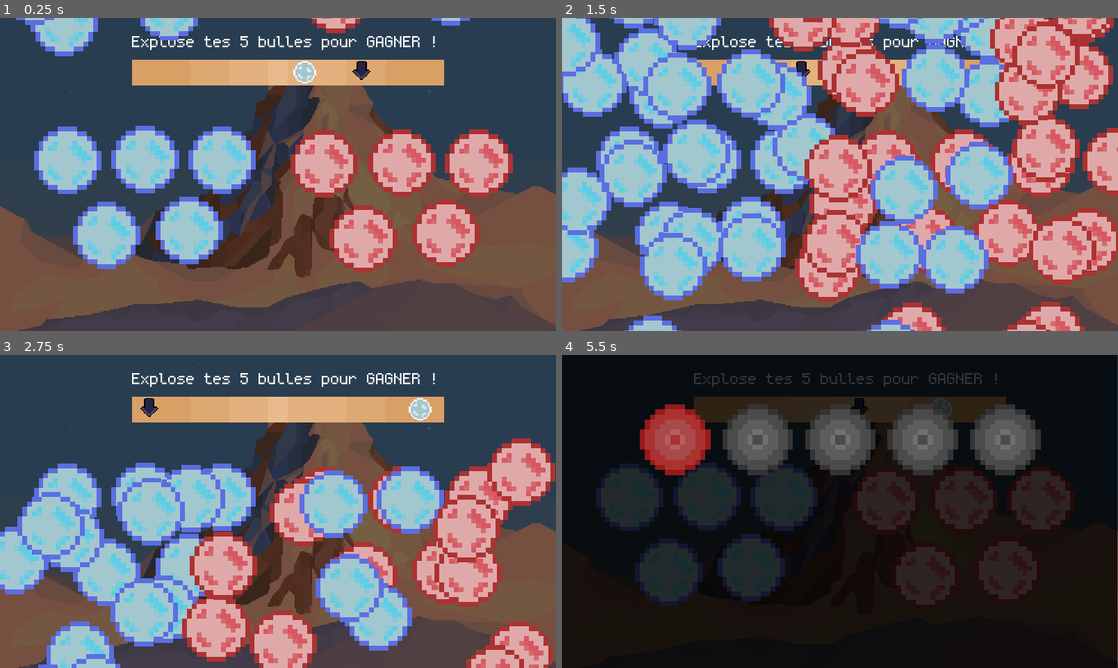
Above: before the commit, frames 1-4 (two rows, left to right).
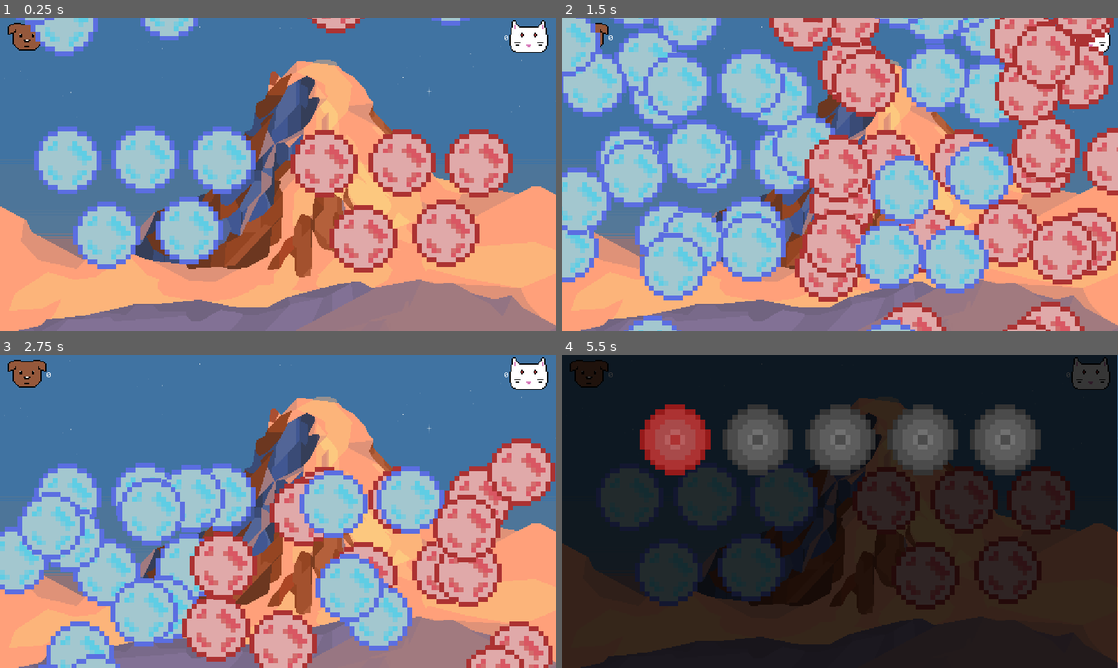
Above: after the commit, the same moments.

Repository: ceaura/GGJ_2025_BoomBoom
Game: Godot game, scene res://scenes/mini jeux/qte bubble/qte_bubble_main.tscn
Two runs of this game, one before a commit and one after it. Both use one fixed random seed, a clock stepped at 60 frames per second and the inputs below. This scene is started directly instead of the project's main scene.
Inputs:
- Up to frame 1 (0.25 s): no input
- Up to frame 2 (1.5 s): tap Enter (ui_accept) at 0.5, 0.77, 1.07 s; tap Up (spam_bubble) at 0.6 s; tap Down (spam_bubble2) at 0.8, 1.35 s
- Up to frame 3 (2.75 s): tap Enter (ui_accept) at 1.52, 1.55, 1.82, 2.1 s; tap Up (spam_bubble) at 2.3 s
- Up to frame 4 (5.5 s): tap Up (spam_bubble) at 2.85, 4.35 s; tap Enter (ui_accept) at 3.02, 3.32, 3.77, 3.8, 4.07, 4.52, 4.82 s; tap Down (spam_bubble2) at 3.05, 3.6, 5.1 s

The runs differ from the first frame. In frame 1, 78% of the frame differs, in the area x 0-100%, y 0-100%; in frame 2, 33%; in frame 3, 59%; in frame 4, 24%.

Commit message:
Music menu, polish mini game

Diff:
--- a/scenes/controller_ready.tscn
+++ b/scenes/controller_ready.tscn
@@ -1,10 +1,11 @@
-[gd_scene load_steps=6 format=3 uid="uid://0gdthd31xpjy"]
+[gd_scene load_steps=7 format=3 uid="uid://0gdthd31xpjy"]
 
 [ext_resource type="Script" path="res://scripts/controller_ready/controller_ready.gd" id="1_1ey11"]
 [ext_resource type="Script" path="res://scripts/controller_ready/player.gd" id="1_cbyd3"]
 [ext_resource type="Texture2D" uid="uid://t8wsxknippsh" path="res://assets/sprites/icon/console-controller.svg" id="1_y0vw4"]
 [ext_resource type="PackedScene" uid="uid://dtke8vjvnfbwa" path="res://scenes/mini jeux/spam bubble/spam_bubble_main.tscn" id="2_0g3kw"]
 [ext_resource type="FontFile" uid="uid://bgu1kkmm26ttu" path="res://assets/fonts/monogram.ttf" id="5_r3b2k"]
+[ext_resource type="AudioStream" uid="uid://emc8gge64v8f" path="res://assets/audio/Menu.mp3" id="6_dgvd8"]
 
 [node name="ControllerReady" type="Control"]
 layout_mode = 3
@@ -79,3 +80,8 @@
 theme_override_fonts/font = ExtResource("5_r3b2k")
 theme_override_font_sizes/font_size = 90
 text = "PRESS A TO JOIN"
+
+[node name="AudioStreamPlayer2D" type="AudioStreamPlayer2D" parent="."]
+stream = ExtResource("6_dgvd8")
+autoplay = true
+parameters/looping = true
--- a/scenes/mini jeux/qte bubble/qte_bubble.tscn
+++ /dev/null
@@ -1,21 +0,0 @@
-[gd_scene load_steps=4 format=3 uid="uid://u6pg58rymdjy"]
-
-[ext_resource type="Texture2D" uid="uid://br6c11iesyim5" path="res://assets/sprites/Bubble Drink 32x32/Bubble Bubble Gum.png" id="1_bv8cr"]
-[ext_resource type="Script" path="res://scripts/Mini jeux/qte bubble/qte_bubble.gd" id="2_30jqi"]
-
-[sub_resource type="SpriteFrames" id="SpriteFrames_dcfet"]
-animations = [{
-"frames": [{
-"duration": 1.0,
-"texture": ExtResource("1_bv8cr")
-}],
-"loop": true,
-"name": &"idle",
-"speed": 5.0
-}]
-
-[node name="QteBubble" type="AnimatedSprite2D"]
-scale = Vector2(2, 2)
-sprite_frames = SubResource("SpriteFrames_dcfet")
-animation = &"idle"
-script = ExtResource("2_30jqi")
--- a/scenes/mini jeux/qte bubble/qte_bubble_main.tscn
+++ b/scenes/mini jeux/qte bubble/qte_bubble_main.tscn
@@ -8,12 +8,13 @@
 [ext_resource type="Texture2D" uid="uid://1qh2kj0p5lpb" path="res://assets/sprites/icon/bubble/arrowQteBubble.png" id="5_tnh5u"]
 [ext_resource type="Texture2D" uid="uid://bvr2rx4cvenlx" path="res://assets/sprites/icon/bubble/redBubble.png" id="5_wlis2"]
 [ext_resource type="Texture2D" uid="uid://clcwb81jvrqhb" path="res://assets/sprites/icon/bubble/blueBubble.png" id="6_6ub7n"]
-[ext_resource type="Script" path="res://scripts/Mini jeux/qte bubble/skill_bar.gd" id="6_87ckw"]
 [ext_resource type="FontFile" uid="uid://bgu1kkmm26ttu" path="res://assets/fonts/monogram.ttf" id="7_q1gu4"]
 [ext_resource type="Script" path="res://scripts/UI/startChrono.gd" id="11_6x8rt"]
 [ext_resource type="Texture2D" uid="uid://ba61n1nesptc0" path="res://assets/sprites/icon/bubble/redStartWhiteBlack.png" id="12_to45u"]
 [ext_resource type="AudioStream" uid="uid://cborceypgfal8" path="res://assets/audio/notification-beep-229154.mp3" id="13_seaop"]
 [ext_resource type="AudioStream" uid="uid://dft27s35mwk6k" path="res://assets/audio/race-start-beeps-125125-[AudioTrimmer.com].mp3" id="14_q0vy5"]
+[ext_resource type="PackedScene" uid="uid://7u1mxu0ut8o" path="res://scripts/UI/iconCat.tscn" id="15_7wb27"]
+[ext_resource type="PackedScene" uid="uid://t2yfadqnjhku" path="res://scripts/UI/icon.tscn" id="16_vb0xq"]
 
 [sub_resource type="AtlasTexture" id="AtlasTexture_ncbqh"]
 atlas = ExtResource("6_6ub7n")
@@ -58,6 +59,7 @@
 script = ExtResource("5_7pgiu")
 
 [node name="Controls" type="Control" parent="."]
+visible = false
 layout_mode = 3
 anchors_preset = 15
 anchor_right = 1.0
@@ -74,7 +76,6 @@
 anchor_bottom = 1.0
 grow_horizontal = 2
 grow_vertical = 2
-script = ExtResource("6_87ckw")
 
 [node name="Barre" type="TextureRect" parent="Controls/Panel"]
 layout_mode = 1
@@ -376,6 +377,26 @@
 [node name="TimerNextLevel" type="Timer" parent="."]
 wait_time = 3.0
 
+[node name="Icon" parent="." instance=ExtResource("16_vb0xq")]
+offset_left = 592.0
+offset_top = 282.0
+offset_right = 592.0
+offset_bottom = 282.0
+
+[node name="Icon2" parent="." instance=ExtResource("15_7wb27")]
+offset_left = 1621.0
+offset_top = 282.0
+offset_right = 1621.0
+offset_bottom = 282.0
+
+[node name="TimerCooldownPlayer1" type="Timer" parent="."]
+one_shot = true
+
+[node name="TimerCooldownPlayer2" type="Timer" parent="."]
+one_shot = true
+
 [connection signal="finished" from="IntroParticles/CPUParticles2D2" to="== GAME MANAGER ==" method="_on_cpu_particles_2d_2_finished"]
 [connection signal="timeout" from="StartGame/Timer" to="StartGame" method="_on_timer_timeout"]
 [connection signal="timeout" from="TimerNextLevel" to="== GAME MANAGER ==" method="_on_timer_next_level_timeout"]
+[connection signal="timeout" from="TimerCooldownPlayer1" to="== GAME MANAGER ==" method="_on_timer_cooldown_player_1_timeout"]
+[connection signal="timeout" from="TimerCooldownPlayer2" to="== GAME MANAGER ==" method="_on_timer_cooldown_player_2_timeout"]
--- a/scenes/mini jeux/spam bubble/spam_bubble_main.tscn
+++ b/scenes/mini jeux/spam bubble/spam_bubble_main.tscn
@@ -11,6 +11,8 @@
 [ext_resource type="AudioStream" uid="uid://cborceypgfal8" path="res://assets/audio/notification-beep-229154.mp3" id="9_ejbde"]
 [ext_resource type="AudioStream" uid="uid://dft27s35mwk6k" path="res://assets/audio/race-start-beeps-125125-[AudioTrimmer.com].mp3" id="10_f1a48"]
 [ext_resource type="FontFile" uid="uid://bgu1kkmm26ttu" path="res://assets/fonts/monogram.ttf" id="11_6qs40"]
+[ext_resource type="PackedScene" uid="uid://t2yfadqnjhku" path="res://scripts/UI/icon.tscn" id="12_dcxxk"]
+[ext_resource type="PackedScene" uid="uid://7u1mxu0ut8o" path="res://scripts/UI/iconCat.tscn" id="13_n7xmt"]
 
 [sub_resource type="AtlasTexture" id="AtlasTexture_feg32"]
 atlas = ExtResource("7_iy08p")
@@ -55,11 +57,11 @@
 script = ExtResource("3_dyrfd")
 
 [node name="SpamBubble2" type="AnimatedSprite2D" parent="."]
-position = Vector2(754, 356)
+position = Vector2(852, 356)
 sprite_frames = SubResource("SpriteFrames_7jhi1")
 
 [node name="SpamBubble1" type="AnimatedSprite2D" parent="."]
-position = Vector2(348, 363)
+position = Vector2(239, 363)
 sprite_frames = SubResource("SpriteFrames_e782d")
 
 [node name="IntroParticles" type="Node" parent="."]
@@ -256,6 +258,23 @@
 [node name="TimerNextLevel" type="Timer" parent="."]
 wait_time = 3.0
 
+[node name="Icon" parent="." instance=ExtResource("12_dcxxk")]
+anchors_preset = 0
+anchor_right = 0.0
+anchor_bottom = 0.0
+offset_left = 584.0
+offset_top = 287.0
+offset_right = 586.0
+offset_bottom = 287.0
+grow_horizontal = 1
+grow_vertical = 1
+
+[node name="Icon2" parent="." instance=ExtResource("13_n7xmt")]
+offset_left = 1634.0
+offset_top = 283.0
+offset_right = 1634.0
+offset_bottom = 283.0
+
 [connection signal="finished" from="IntroParticles/CPUParticles2D2" to="==GAME MANAGER==" method="_on_cpu_particles_2d_2_finished"]
 [connection signal="timeout" from="Control/Timer" to="Control" method="_on_timer_timeout"]
 [connection signal="timeout" from="TimerNextLevel" to="==GAME MANAGER==" method="_on_timer_next_level_timeout"]
--- a/scripts/Mini jeux/qte bubble/game_manager_qte-bubble.gd
+++ b/scripts/Mini jeux/qte bubble/game_manager_qte-bubble.gd
@@ -1,8 +1,4 @@
 extends Node
-@onready var __game_manager__ = $"."
-@onready var spam_bubble = $"../QteBubble"
-@onready var spam_bubble_2 = $"../QteBubble2"
-
 @onready var target_zone = $"../Controls/Panel/Zone cible"
 @onready var cursor = $"../Controls/Panel/Curseur"
 @onready var bar = $"../Controls/Panel/Barre"
@@ -19,17 +15,25 @@
 @onready var audio_stream_player_2d_2 = $"../AudioStreamPlayer2D2"
 @onready var win_label = $"../WinLabel"
 @onready var timer_next_level = $"../TimerNextLevel"
+@onready var timer_cooldown_player_1 = $"../TimerCooldownPlayer1"
+@onready var timer_cooldown_player_2 = $"../TimerCooldownPlayer2"
+
+@onready var icon_cat = $"../Icon2"
+@onready var icon_dog = $"../Icon"
+
 
 @export var cursor_speed = 400.0
 var cursor_direction = 1
-var is_active = true
+var is_game_playing = false
 var is_player_1 = false
-
-signal startgame
+var player_1_can_shoot = true
+var player_2_can_shoot = true
 
 func _ready():
 	randomize_target_zone()
 	control.connect("startgame", _on_startgame)
+	icon_dog.refreshLabel()
+	icon_cat.refreshLabel()
 
 
 func _process(delta):
@@ -41,31 +45,36 @@
 	if cursor_position.x <= left_limit or cursor_position.x >= right_limit:
 		cursor_direction *= -1
 	cursor.position = cursor_position
-	if Input.is_action_just_pressed("spam_bubble"):
-		is_player_1 = true
-		check_success(is_player_1)
-	if Input.is_action_just_pressed("spam_bubble2"):
-		is_player_1 = false
-		check_success(is_player_1)
+	if is_game_playing:
+		if Input.is_action_just_pressed("spam_bubble") && player_1_can_shoot:
+			is_player_1 = true
+			check_success(is_player_1)
+		if Input.is_action_just_pressed("spam_bubble2") && player_2_can_shoot:
+			is_player_1 = false
+			check_success(is_player_1)
 
 func check_success(is_player_1):
 	var cursor_center_x = cursor.position.x + cursor.size.x / 2
 	if cursor_center_x >= target_zone.position.x and cursor_center_x <= target_zone.position.x + target_zone.size.x:
-		print("Succès !")
 		if is_player_1:
 			explode_balloon(player_1_balloons)
 		else:
 			explode_balloon(player_2_balloons)
 		randomize_target_zone()
+		cursor_speed += 50.0
 	else:
-		print("Échec !")
+		if is_player_1:
+			player_1_can_shoot = false
+			timer_cooldown_player_1.start(0)
+		else:
+			player_2_can_shoot = false
+			timer_cooldown_player_2.start(0)
 		randomize_target_zone()
 
 func explode_balloon(balloon_container):
 	if balloon_container.get_child_count() > 0:
 		var balloon = balloon_container.get_child(0)
 		balloon.queue_free()
-	print(balloon_container.get_child_count())
 	if balloon_container.get_child_count() == 1:
 		_on_endgame()
 
@@ -77,12 +86,18 @@
 	target_zone.position.x = random_x
 
 func _on_endgame():
-	if player_1_balloons.get_child_count() == 1 && player_2_balloons.get_child_count() == 1:
+	is_game_playing = false
+	if player_1_balloons.get_child_count() == 1 && player_2_balloons.get_child_count() == 2:
 		win_label.text = "DRAW"
 	elif player_1_balloons.get_child_count() == 1:
 		win_label.text = "Player 1 WIN"
-	elif player_2_balloons.get_child_count() == 1:
+		MiniGameManager.score_player_1 += 1
+		icon_dog.refreshLabel()
+
+	elif player_2_balloons.get_child_count() == 2:
 		win_label.text = "Player 2 WIN"
+		MiniGameManager.score_player_2 += 1
+		icon_cat.refreshLabel()
 	HUD.visible = false
 	win_label.visible = true
 	timer_next_level.start(0)
@@ -92,7 +107,9 @@
 	control.visible = false
 	blur.visible = false
 	HUD.visible = true
+	is_game_playing = true
 	audio_stream_player_2d_2.play()
+
 
 # Launch start chrono
 func _on_cpu_particles_2d_2_finished():
@@ -103,3 +120,11 @@
 
 func _on_timer_next_level_timeout():
 	MiniGameManager.launch_random_minigame()
+
+func _on_timer_cooldown_player_1_timeout():
+	print(player_1_can_shoot)
+	player_1_can_shoot = true
+
+
+func _on_timer_cooldown_player_2_timeout():
+	player_2_can_shoot = true
--- a/scripts/Mini jeux/qte bubble/skill_bar.gd
+++ /dev/null
@@ -1,51 +0,0 @@
-extends Panel
-
-@onready var cursor = $Curseur
-@onready var target_zone = $"Zone cible"
-@onready var bar = $Barre
-@onready var right_marker_barre = $RightMarkerBarre
-@onready var left_marker_barre = $LeftMarkerBarre
-
-@export var cursor_speed = 400.0  # Vitesse du curseur
-var cursor_direction = 1  # Direction de déplacement (1 = droite, -1 = gauche)
-var is_active = true  # Mini-jeu actif ou non
-
-func _ready():
-	randomize_target_zone()
-
-func _process(delta):
-	var cursor_position = cursor.position
-	cursor_position.x += cursor_speed * cursor_direction * delta
-	var left_limit = left_marker_barre.position.x
-	var right_limit = right_marker_barre.position.x - cursor.size.x
-
-	if cursor_position.x <= left_limit or cursor_position.x >= right_limit:
-		cursor_direction *= -1
-	cursor.position = cursor_position
-
-	if Input.is_action_just_pressed("spam_bubble"):
-		check_success()
-	if Input.is_action_just_pressed("ui_accept"):
-		randomize_target_zone()
-
-
-func check_success():
-	# Vérifie si le curseur est dans la zone cible
-	var cursor_center_x = cursor.position.x + cursor.size.x / 2
-	if cursor_center_x >= target_zone.position.x and cursor_center_x <= target_zone.position.x + target_zone.size.x:
-		print("Succès !")
-		is_active = false
-		# Lancer un autre effet ou passer à la suite
-	else:
-		print("Échec !")
-		is_active = false
-	randomize_target_zone()
-
-func randomize_target_zone():
-	# Calcule les limites pour positionner la zone cible
-	var left_limit = left_marker_barre.position.x
-	var right_limit = right_marker_barre.position.x - target_zone.size.x
-
-	# Définit une position aléatoire pour la zone cible
-	var random_x = randf_range(left_limit, right_limit)
-	target_zone.position.x = random_x
--- a/scripts/Mini jeux/spam bubble/spam_bubble_game_manager.gd
+++ b/scripts/Mini jeux/spam bubble/spam_bubble_game_manager.gd
@@ -1,5 +1,4 @@
 extends Node
-@onready var __game_manager__ = $"."
 @onready var chrono = $"../Chrono"
 @onready var spam_bubble = $"../SpamBubble1"
 @onready var spam_bubble_2 = $"../SpamBubble2"
@@ -15,40 +14,48 @@
 @onready var audio_stream_player_2d_2 = $"../AudioStreamPlayer2D2"
 @onready var win_label = $"../WinLabel"
 @onready var timer_next_level = $"../TimerNextLevel"
+@onready var icon_dog = $"../Icon"
+@onready var icon_cat = $"../Icon2"
 
-
-
-signal endgame
-signal startGame
+var is_game_playing = false
 
 func _ready():
 	chrono.connect("endgame", _on_endgame)
 	control.connect("startgame", _on_startgame)
+	icon_dog.refreshLabel()
+	icon_cat.refreshLabel()
 
 func _process(delta):
 	var vector_player_1 = Vector2(val_scale_player_1,val_scale_player_1)
 	var vector_player_2 = Vector2(val_scale_player_2,val_scale_player_2)
-	if Input.is_action_just_pressed("spam_bubble") :
-		spam_bubble.scale = vector_player_1
-		val_scale_player_1 += add_scale_player_1
-	if Input.is_action_just_pressed("spam_bubble2"):
-		spam_bubble_2.scale = vector_player_2
-		val_scale_player_2 += add_scale_player_2
+	if is_game_playing:
+		if Input.is_action_just_pressed("spam_bubble") :
+			spam_bubble.scale = vector_player_1
+			val_scale_player_1 += add_scale_player_1
+		if Input.is_action_just_pressed("spam_bubble2"):
+			spam_bubble_2.scale = vector_player_2
+			val_scale_player_2 += add_scale_player_2
 
 func _on_endgame():
+	is_game_playing = false
 	compare_scale()
 
 func _on_startgame():
 	audio_stream_player_2d_2.play()
 	chrono.visible = true
 	control.visible = false
-	print("tata")
+	is_game_playing = true
 
 func compare_scale():
 	if spam_bubble.get_scale() > spam_bubble_2.get_scale():
 		win_label.text = "PLAYER 1 WIN"
+		MiniGameManager.score_player_1 += 1
+		icon_dog.refreshLabel()
+
 	elif spam_bubble.get_scale() < spam_bubble_2.get_scale():
 		win_label.text = "PLAYER 2 WIN"
+		MiniGameManager.score_player_2 += 1
+		icon_cat.refreshLabel()
 	else:
 		win_label.text = "DRAW"
 	win_label.visible = true
--- /dev/null
+++ b/scripts/UI/icon.gd
@@ -0,0 +1,7 @@
+extends Control
+
+@onready var label = $VBoxContainer/Label
+
+func refreshLabel():
+	if label != null :
+		label.text = str(MiniGameManager.score_player_1)
--- /dev/null
+++ b/scripts/UI/icon.tscn
@@ -0,0 +1,36 @@
+[gd_scene load_steps=4 format=3 uid="uid://t2yfadqnjhku"]
+
+[ext_resource type="Script" path="res://scripts/UI/icon.gd" id="1_eggq3"]
+[ext_resource type="Texture2D" uid="uid://d0uu6fwgkbtkh" path="res://assets/sprites/icon/iconDog32.png" id="1_ogf83"]
+[ext_resource type="FontFile" uid="uid://bgu1kkmm26ttu" path="res://assets/fonts/monogram.ttf" id="2_humy1"]
+
+[node name="Icon" type="Control"]
+layout_mode = 3
+anchors_preset = 15
+anchor_right = 1.0
+anchor_bottom = 1.0
+grow_horizontal = 2
+grow_vertical = 2
+script = ExtResource("1_eggq3")
+
+[node name="VBoxContainer" type="HBoxContainer" parent="."]
+layout_mode = 1
+anchors_preset = 15
+anchor_right = 1.0
+anchor_bottom = 1.0
+offset_right = -790.0
+offset_bottom = -244.0
+grow_horizontal = 2
+grow_vertical = 2
+scale = Vector2(0.25, 0.25)
+
+[node name="TextureRect" type="TextureRect" parent="VBoxContainer"]
+layout_mode = 2
+texture = ExtResource("1_ogf83")
+
+[node name="Label" type="Label" parent="VBoxContainer"]
+layout_mode = 2
+theme_override_fonts/font = ExtResource("2_humy1")
+theme_override_font_sizes/font_size = 100
+text = "0"
+vertical_alignment = 2
--- /dev/null
+++ b/scripts/UI/iconCat.tscn
@@ -0,0 +1,36 @@
+[gd_scene load_steps=4 format=3 uid="uid://7u1mxu0ut8o"]
+
+[ext_resource type="Script" path="res://scripts/UI/icon_cat.gd" id="1_a43qu"]
+[ext_resource type="Texture2D" uid="uid://bvg5yvxv53ya" path="res://assets/sprites/icon/iconCat.png" id="1_bj2dj"]
+[ext_resource type="FontFile" uid="uid://bgu1kkmm26ttu" path="res://assets/fonts/monogram.ttf" id="2_u71nd"]
+
+[node name="Icon" type="Control"]
+layout_mode = 3
+anchors_preset = 15
+anchor_right = 1.0
+anchor_bottom = 1.0
+grow_horizontal = 2
+grow_vertical = 2
+script = ExtResource("1_a43qu")
+
+[node name="VBoxContainer" type="HBoxContainer" parent="."]
+layout_mode = 1
+anchors_preset = 15
+anchor_right = 1.0
+anchor_bottom = 1.0
+offset_right = -790.0
+offset_bottom = -244.0
+grow_horizontal = 2
+grow_vertical = 2
+scale = Vector2(0.25, 0.25)
+
+[node name="Label" type="Label" parent="VBoxContainer"]
+layout_mode = 2
+theme_override_fonts/font = ExtResource("2_u71nd")
+theme_override_font_sizes/font_size = 100
+text = "0"
+vertical_alignment = 2
+
+[node name="TextureRect" type="TextureRect" parent="VBoxContainer"]
+layout_mode = 2
+texture = ExtResource("1_bj2dj")
--- /dev/null
+++ b/scripts/UI/icon_cat.gd
@@ -0,0 +1,7 @@
+extends Control
+
+@onready var label = $VBoxContainer/Label
+
+func refreshLabel():
+	if label != null :
+		label.text = str(MiniGameManager.score_player_2)
--- a/scripts/UI/startChrono.gd
+++ b/scripts/UI/startChrono.gd
@@ -3,7 +3,6 @@
 @onready var timer = $Timer
 @onready var audio_stream_player_2d = $"../AudioStreamPlayer2D"
 @onready var audio_stream_player_2d_2 = $"../AudioStreamPlayer2D2"
-@onready var HUD = $"../Controls"
 
 @export var blur : TextureRect
 
--- a/src/MiniGameManager.gd
+++ b/src/MiniGameManager.gd
@@ -5,6 +5,9 @@
 	{"path": "res://scenes/mini jeux/qte bubble/qte_bubble_main.tscn", "played": false},
 	{"path": "res://scenes/mini jeux/spam bubble/spam_bubble_main.tscn", "played": false},
 ]
+
+var score_player_1 = 0
+var score_player_2 = 0
 
 func launch_random_minigame():
 	var unplayed_games = []
Not shown, added: assets/audio/Menu.mp3.import
Binary file added: assets/sprites/icon/iconCat.png
Not shown, added: assets/sprites/icon/iconCat.png.import
Binary file added: assets/sprites/icon/iconDog32.png
Not shown, added: assets/sprites/icon/iconDog32.png.import
Not shown: 1 places in scenes/mini jeux/qte bubble/qte_bubble_main.tscn that only renumber resources
Not shown: 1 places in scenes/mini jeux/spam bubble/spam_bubble_main.tscn that only renumber resources
Not shown, added: assets/audio/Menu.mp3
